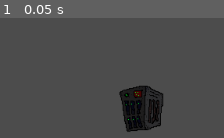
Above: before the commit, frame 1.
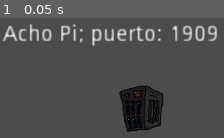
Above: after the commit, the same moment.

Repository: CycloPiStudio/TutoMultiplayer
Game: Godot game, scene res://Principal/servidor.tscn
Two runs of this game, one before a commit and one after it. Both use one fixed random seed, a clock stepped at 60 frames per second and the inputs below.
Inputs:
- Up to frame 1 (0.05 s): no input

The runs differ from the first frame. In frame 1, 4.8% of the frame differs, in the area x 1-97%, y 5-24%.
Error before the commit: Invalid get index '1' (on base: 'Array'). (res://Principal/servidor.gd:19)
Error after the commit: Invalid get index '1' (on base: 'Array'). (res://Principal/servidor.gd:20)

Commit message:
poniendo el puerto

Diff:
--- a/2021-C106-tuto-server/Principal/servidor.gd
+++ b/2021-C106-tuto-server/Principal/servidor.gd
@@ -8,6 +8,7 @@
 # Called when the node enters the scene tree for the first time.
 func _ready():
 	EmpezarServidor()
+	get_node("Interface/Escala-Info/Info2puerto").set_text("Acho Pi; puerto: " + str(puerto))
 	pass # Replace with function body.
 
 func EmpezarServidor():
--- a/2021-C106-tuto-server/Principal/servidor.tscn
+++ b/2021-C106-tuto-server/Principal/servidor.tscn
@@ -21,3 +21,12 @@
 __meta__ = {
 "_edit_use_anchors_": false
 }
+
+[node name="Info2puerto" type="Label" parent="Interface/Escala-Info"]
+margin_left = 1.78381
+margin_top = 18.4327
+margin_right = 41.7838
+margin_bottom = 32.4327
+__meta__ = {
+"_edit_use_anchors_": false
+}
